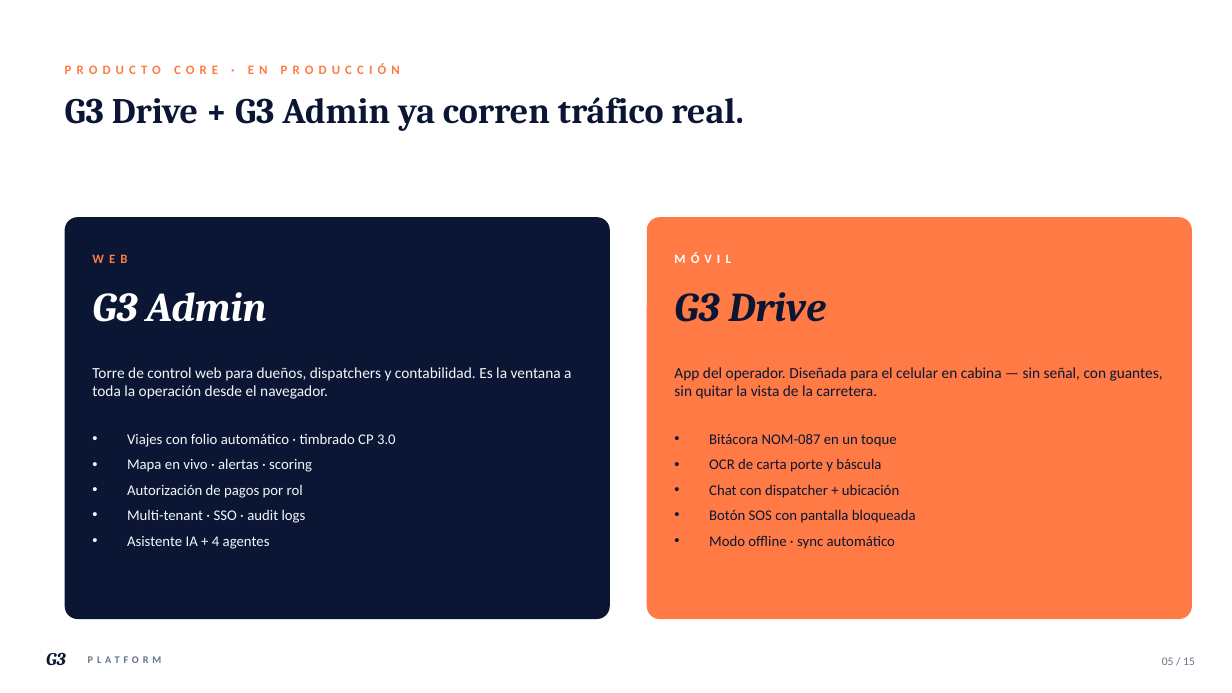
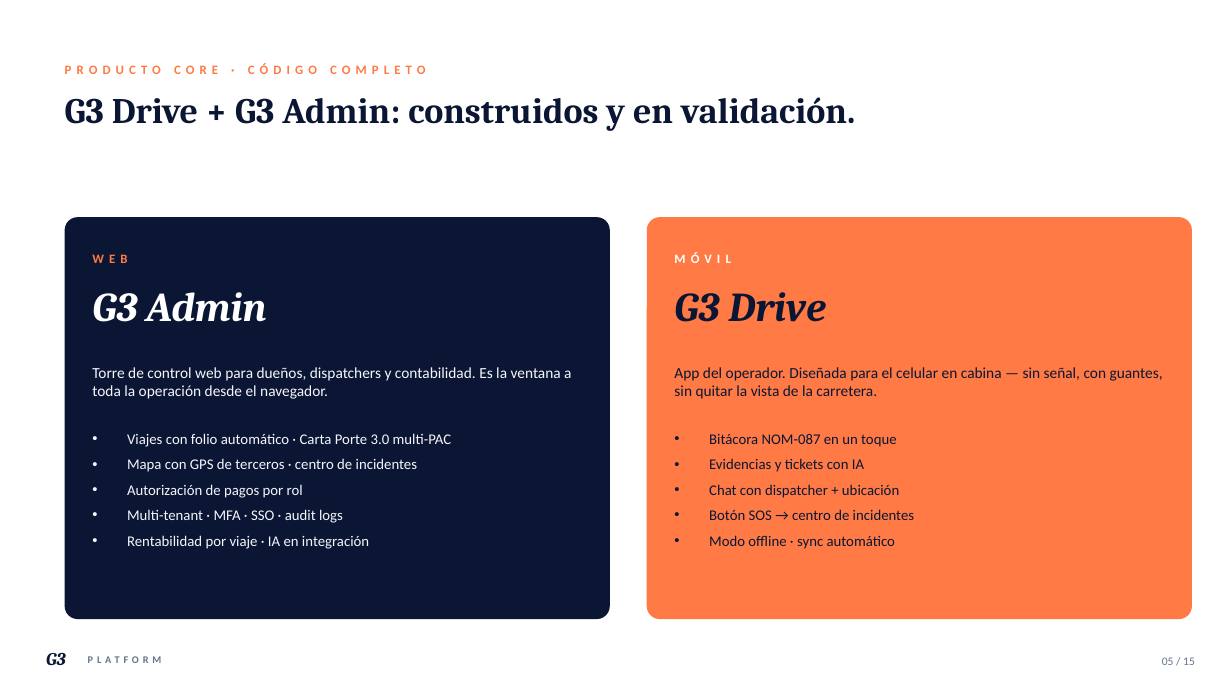
Before and after one commit to EduardoGamboaB/Mobile, a slide deck: slide 5 of docs/investor-deck/G3-Platform-Seed-2026.pptx. Drawn at 1232x693 pixels with LibreOffice and Linux fonts; fonts in the diff are those of the drawing. Boxes give left, top, right and bottom in pixels: in the first picture for what was removed or moved away, otherwise in the second. Text is boxed around its words. In the diff, an @@ line names an element or a change of style, - is before the commit and + after.

```diff
--- a/docs/investor-deck/G3-Platform-Seed-2026.pptx
+++ b/docs/investor-deck/G3-Platform-Seed-2026.pptx
@@ text at (x1=174, y1=63, x2=425, y2=74): text changed @@
-PRODUCTO CORE · EN PRODUCCIÓN
+PRODUCTO CORE · CÓDIGO COMPLETO
@@ text at (x1=65, y1=97, x2=855, y2=131): text changed @@
-G3 Drive + G3 Admin ya corren tráfico real.
+G3 Drive + G3 Admin: construidos y en validación.
@@ text at (x1=127, y1=433, x2=452, y2=472): text changed @@
-• Viajes con folio automático · timbrado CP 3.0
-• Mapa en vivo · alertas · scoring
+• Viajes con folio automático · Carta Porte 3.0 multi-PAC
+• Mapa con GPS de terceros · centro de incidentes
@@ text at (x1=709, y1=458, x2=864, y2=472): text changed @@
-• OCR de carta porte y báscula
+• Evidencias y tickets con IA
@@ text at (x1=127, y1=509, x2=369, y2=549): text changed @@
-• Multi-tenant · SSO · audit logs
-• Asistente IA + 4 agentes
+• Multi-tenant · MFA · SSO · audit logs
+• Rentabilidad por viaje · IA en integración
@@ text at (x1=709, y1=509, x2=914, y2=520): text changed @@
-• Botón SOS con pantalla bloqueada
+• Botón SOS → centro de incidentes
```
Also in this commit, not shown: 8 other slides changed, 10 other files.
